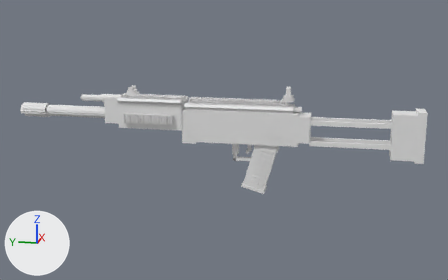
One commit to the OBJ model src/main/resources/assets/mareeletrica/models/block/armory21_saiga12_forge_body.obj: the scene before it, then after it.
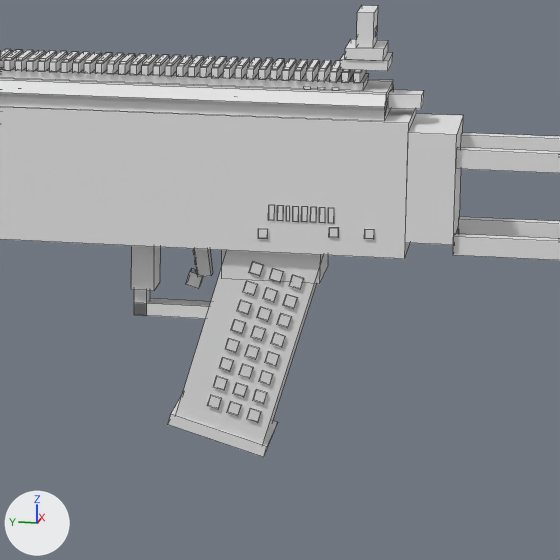
There are two pictures of each version: one whole from a camera (50 mm lens) standing at (-4.396, -1.339, 1.579) and looking at (0.514, -0.357, 0.352), one close up on the part from 45% to 75% of the width and 30% to 78% of the height. Lighting does not change. The marker at lower left points along +X, +Y and +Z. The last two pictures show the newer version. The close-ups show mesh edges as thin lines. Where no turn or scale is listed for an object, it has been applied to the vertices. Vertices at exactly the same position are counted once.

Before the edit, the objects in view are built like this:
```python
me_armory21_saiga12_forge_body = bpy.data.meshes.new('armory21_saiga12_forge_body')
me_armory21_saiga12_forge_body.from_pydata(...)  # 2386 vertices, 1818 faces; spans x 0.36..0.64, y -1.94..1.41, z -0.07..0.81
# faces by material slot: [102, 48, 102, 576, 294, 690, 6]
me_armory21_saiga12_forge_body.materials.append(mat_dark)  # its picture is missing
me_armory21_saiga12_forge_body.materials.append(mat_engrave)  # its picture is missing
me_armory21_saiga12_forge_body.materials.append(mat_polish)  # its picture is missing
me_armory21_saiga12_forge_body.materials.append(mat_poly)  # its picture is missing
me_armory21_saiga12_forge_body.materials.append(mat_rubber)  # its picture is missing
me_armory21_saiga12_forge_body.materials.append(mat_steel)  # its picture is missing
me_armory21_saiga12_forge_body.materials.append(mat_white)  # its picture is missing
ob_armory21_saiga12_forge_body = bpy.data.objects.new('armory21_saiga12_forge_body', me_armory21_saiga12_forge_body)
ob_armory21_saiga12_forge_body.location = (0.0, 0.0, 0.0)
```
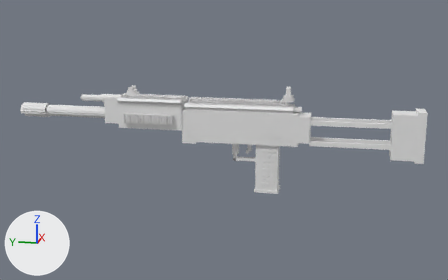
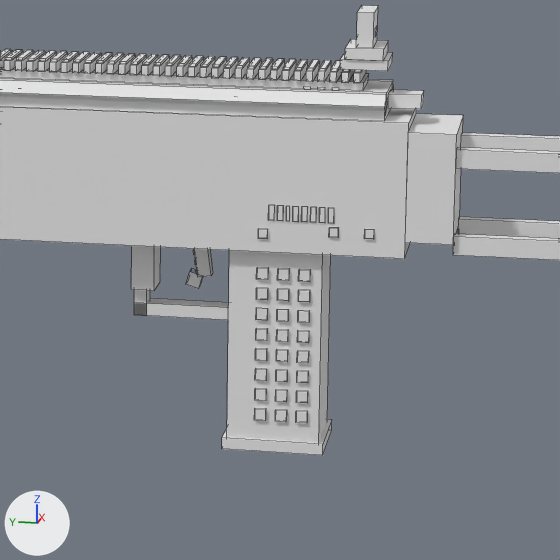
Where the change shows, as pixel boxes [x1, y1, x2, y2] in the close-ups (560 x 560 px; the box of a moved part takes in the faces that stretch with it):
'armory21_saiga12_forge_body', reshaped: before [0, 5, 560, 457]; after [0, 5, 560, 455]
part 1 of me_armory21_saiga12_forge_body, added: after [227, 250, 331, 443]
part 2 of me_armory21_saiga12_forge_body, moved or reshaped: before [168, 395, 277, 457]; after [222, 419, 332, 455]
part 3 of me_armory21_saiga12_forge_body, moved or reshaped: before [247, 408, 261, 423]; after [296, 411, 308, 423]
part 4 of me_armory21_saiga12_forge_body, moved or reshaped: before [259, 370, 273, 385]; after [296, 391, 308, 403]
part 5 of me_armory21_saiga12_forge_body, moved or reshaped: before [277, 313, 291, 328]; after [297, 371, 309, 383]
part 6 of me_armory21_saiga12_forge_body, moved or reshaped: before [283, 294, 297, 309]; after [297, 351, 309, 363]
part 7 of me_armory21_saiga12_forge_body, moved or reshaped: before [289, 275, 304, 290]; after [297, 330, 309, 343]
part 8 of me_armory21_saiga12_forge_body, moved or reshaped: before [237, 300, 251, 315]; after [298, 310, 310, 323]
part 9 of me_armory21_saiga12_forge_body, moved or reshaped: before [243, 281, 258, 296]; after [298, 290, 310, 302]
part 10 of me_armory21_saiga12_forge_body, moved or reshaped: before [249, 262, 264, 276]; after [298, 269, 311, 282]
part 11 of me_armory21_saiga12_forge_body, moved or reshaped: before [227, 402, 241, 416]; after [275, 410, 287, 422]
part 12 of me_armory21_saiga12_forge_body, moved or reshaped: before [233, 383, 247, 397]; after [275, 390, 287, 402]
part 13 of me_armory21_saiga12_forge_body, moved or reshaped: before [219, 357, 233, 372]; after [276, 370, 288, 382]
part 14 of me_armory21_saiga12_forge_body, moved or reshaped: before [225, 338, 239, 353]; after [276, 350, 288, 362]
part 15 of me_armory21_saiga12_forge_body, moved or reshaped: before [231, 319, 245, 334]; after [277, 309, 289, 322]
part 16 of me_armory21_saiga12_forge_body, moved or reshaped: before [207, 395, 222, 409]; after [254, 408, 266, 421]
part 17 of me_armory21_saiga12_forge_body, deleted: before [213, 376, 227, 391]
part 18 of me_armory21_saiga12_forge_body, moved or reshaped: before [176, 250, 328, 444]; after [255, 267, 290, 401]

Patch to the scene script:
```diff
--- a/src/main/resources/assets/mareeletrica/models/block/armory21_saiga12_forge_body.obj.py
+++ b/src/main/resources/assets/mareeletrica/models/block/armory21_saiga12_forge_body.obj.py
@@ me_armory21_saiga12_forge_body @@
-me_armory21_saiga12_forge_body.from_pydata(...)  # 2386 vertices, 1818 faces; spans x 0.36..0.64, y -1.94..1.41, z -0.07..0.81
+me_armory21_saiga12_forge_body.from_pydata(...)  # 2378 vertices, 1812 faces; spans x 0.36..0.64, y -1.94..1.41, z -0.05..0.81
+# me_armory21_saiga12_forge_body part 1: a new loose piece, a box spanning x 0.43..0.57, y -0.81..-0.63, z -0.04..0.35, in mat_poly (its picture is missing)
+# me_armory21_saiga12_forge_body part 2: the loose piece of 8 vertices spanning x 0.42..0.58, y -0.71..-0.52, z -0.07..0.01 is turned -16 degrees about the x axis through its middle, then moved by (0.0, -0.11, -0.02)
+# me_armory21_saiga12_forge_body part 3: the loose piece of 8 vertices spanning x 0.42..0.43, y -0.7..-0.67, z 0.0..0.03 is moved by (0.0, -0.09, 0.0)
+# me_armory21_saiga12_forge_body part 4: the loose piece of 8 vertices spanning x 0.42..0.43, y -0.72..-0.7, z 0.08..0.11 is moved by (0.0, -0.07, -0.03)
+# me_armory21_saiga12_forge_body part 5: the loose piece of 8 vertices spanning x 0.42..0.43, y -0.76..-0.73, z 0.2..0.22 is moved by (0.0, -0.04, -0.11)
+# me_armory21_saiga12_forge_body part 6: the loose piece of 8 vertices spanning x 0.42..0.43, y -0.77..-0.74, z 0.24..0.26 is moved by (0.0, -0.03, -0.11)
+# me_armory21_saiga12_forge_body part 7: the loose piece of 8 vertices spanning x 0.42..0.43, y -0.78..-0.75, z 0.28..0.3 is moved by (0.0, -0.02, -0.11)
+# me_armory21_saiga12_forge_body part 8: the loose piece of 8 vertices spanning x 0.42..0.43, y -0.68..-0.65, z 0.22..0.25 is moved by (0.0, -0.12, -0.01)
+# me_armory21_saiga12_forge_body part 9: the loose piece of 8 vertices spanning x 0.42..0.43, y -0.69..-0.66, z 0.26..0.29 is moved by (0.0, -0.1, -0.01)
+# me_armory21_saiga12_forge_body part 10: the loose piece of 8 vertices spanning x 0.42..0.43, y -0.7..-0.67, z 0.3..0.33 is moved by (0.0, -0.09, -0.01)
+# me_armory21_saiga12_forge_body part 11: the loose piece of 8 vertices spanning x 0.42..0.43, y -0.66..-0.64, z 0.01..0.04 is moved by (0.0, -0.09, -0.01)
+# me_armory21_saiga12_forge_body part 12: the loose piece of 8 vertices spanning x 0.42..0.43, y -0.67..-0.65, z 0.05..0.08 is moved by (0.0, -0.08, -0.01)
+# me_armory21_saiga12_forge_body part 13: the loose piece of 8 vertices spanning x 0.42..0.43, y -0.65..-0.62, z 0.1..0.13 is moved by (0.0, -0.11, -0.02)
+# me_armory21_saiga12_forge_body part 14: the loose piece of 8 vertices spanning x 0.42..0.43, y -0.66..-0.63, z 0.14..0.17 is moved by (0.0, -0.1, -0.01)
+# me_armory21_saiga12_forge_body part 15: the loose piece of 8 vertices spanning x 0.42..0.43, y -0.67..-0.64, z 0.18..0.21 is moved by (0.0, -0.09, 0.03)
+# me_armory21_saiga12_forge_body part 16: the loose piece of 8 vertices spanning x 0.42..0.43, y -0.62..-0.6, z 0.02..0.05 is moved by (0.0, -0.09, -0.02)
+# me_armory21_saiga12_forge_body part 17: the loose piece of 8 vertices spanning x 0.42..0.43, y -0.64..-0.61, z 0.06..0.09 is deleted
+# me_armory21_saiga12_forge_body part 18: 20 vertices moved from x 0.42..0.58, y -0.73..-0.7, z 0.04..0.24 to x 0.42..0.58, y -0.73..-0.69, z 0.05..0.23; 88 vertices removed from x 0.42..0.58, y -0.83..-0.53, z -0.05..0.43; 88 vertices added at x 0.42..0.58, y -0.75..-0.69, z 0.09..0.31
+# other edits to the shape of me_armory21_saiga12_forge_body do not show in these pictures
 me_armory21_saiga12_forge_body.materials.append(mat_dark)
```
